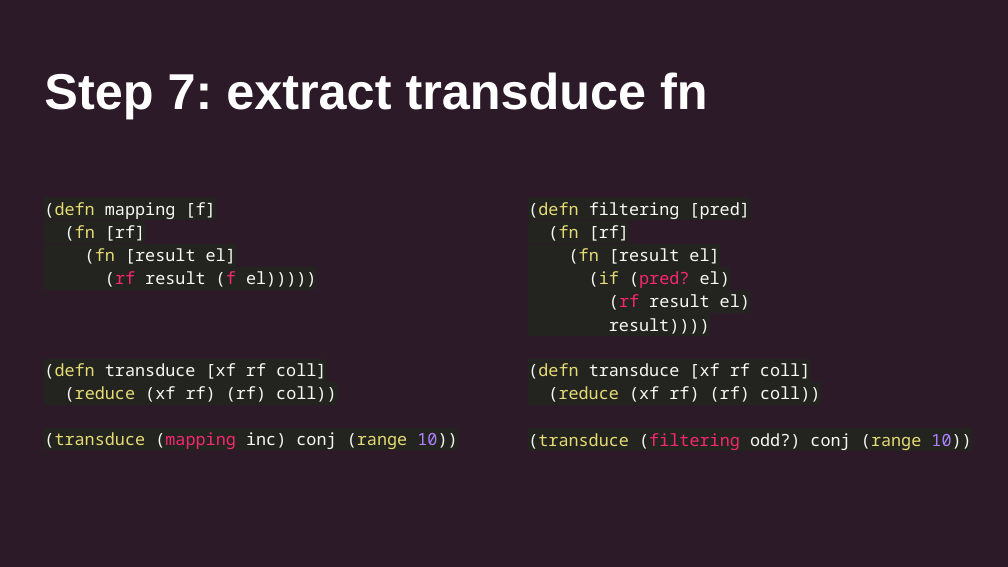
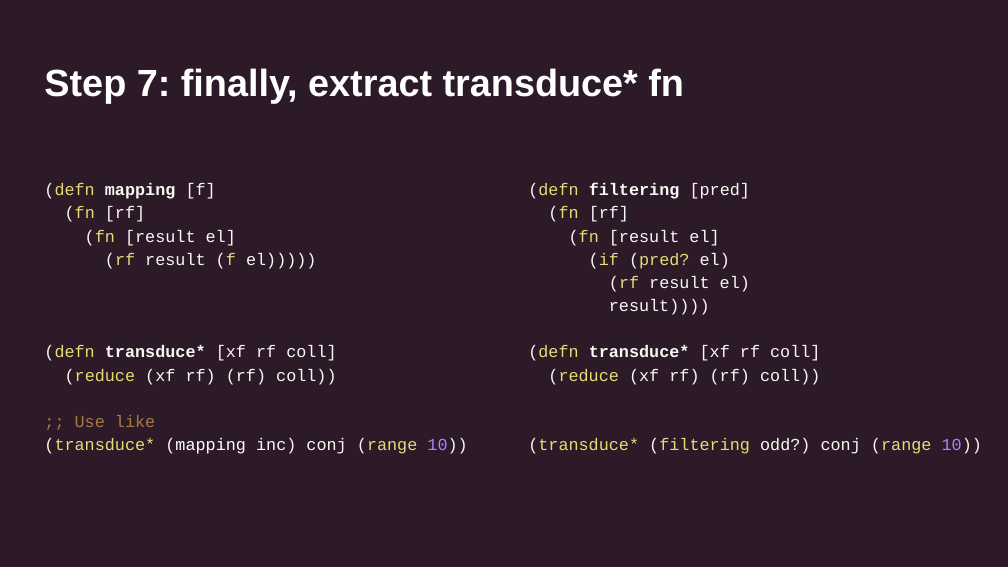
Before and after one commit to uswitch/transducers-workshop, a slide deck: slide 9 of slides/02-xducers-internals.pptx. Drawn at 1008x567 pixels with LibreOffice and Linux fonts; fonts in the diff are those of the drawing. Boxes give left, top, right and bottom in pixels: in the first picture for what was removed or moved away, otherwise in the second. Text is boxed around its words. In the diff, an @@ line names an element or a change of style, - is before the commit and + after.

```diff
--- a/slides/02-xducers-internals.pptx
+++ b/slides/02-xducers-internals.pptx
@@ title at (44,68,684,104): text changed; size 36 to 27 pt @@
-Step 7: extract transduce fn
+Step 7: finally, extract transduce* fn
@@ text "(defn mapping [f] (fn [rf] ...": place and size @@
-text "(defn mapping [f] (fn [rf] ..." at (44,202,457,449)
+text "(defn mapping [f] (fn [rf] ..." at (44,183,467,454)
@@ text "(defn filtering [pred] (fn [rf] ...": place and size @@
-text "(defn filtering [pred] (fn [rf] ..." at (528,202,971,450)
+text "(defn filtering [pred] (fn [rf] ..." at (528,183,982,454)
@@ text at (44,183,317,269): font Noto Sans Mono to Courier New, highlight #23241F to none in "(defn mapping [f] (fn [rf] (fn [result ..."; text colour #F92672 to #E6DB74 in "(rf (f"; bold on in "mapping"; less space between paragraphs @@
@@ text at (528,183,750,315): font Noto Sans Mono to Courier New, highlight #23241F to none in "(defn filtering [pred] (fn [rf] (fn [result ..."; text colour #F92672 to #E6DB74 in "(pred? (rf"; bold on in "filtering"; less space between paragraphs @@
@@ text at (44,345,467,454): text changed; font Noto Sans Mono to Courier New @@
-(defn transduce [xf rf coll]
-(reduce (xf rf) (rf) coll))
-(transduce (mapping inc) conj (range 10))
+(defn transduce* [xf rf coll]
+(reduce (xf rf) (rf) coll))
+;; Use like
+(transduce* (mapping inc) conj (range 10))
@@ text at (528,345,982,454): text changed; font Noto Sans Mono to Courier New @@
-(defn transduce [xf rf coll]
-(reduce (xf rf) (rf) coll))
-(transduce (filtering odd?) conj (range 10))
+(defn transduce* [xf rf coll]
+(reduce (xf rf) (rf) coll))
+(transduce* (filtering odd?) conj (range 10))
```
Also in this commit, not shown: 12 other slides changed, 8 other files.
